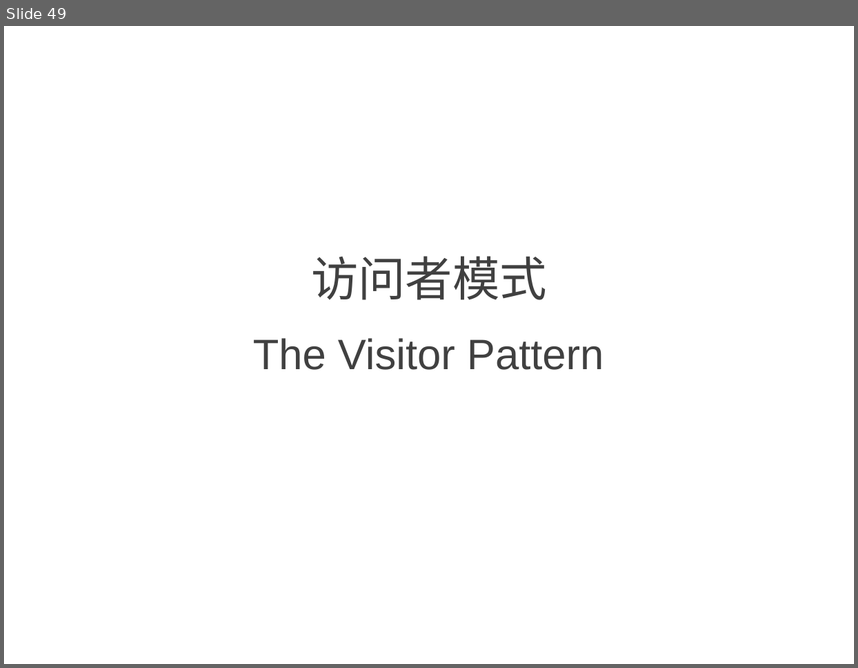
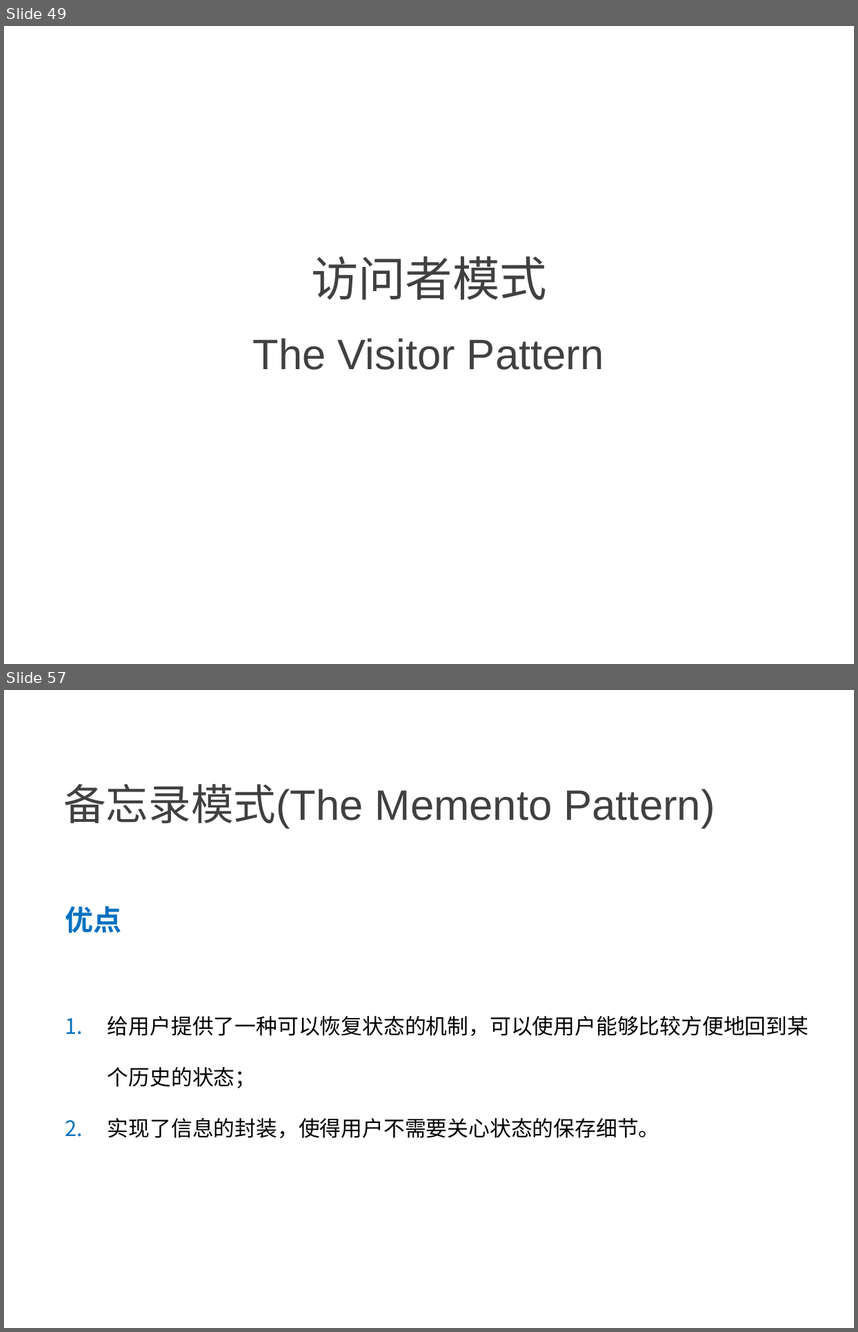
Before and after one commit to NewGr8Player/My-PPT, a slide deck: Design pattern/4.设计模式-行为型模式.pptx. Shown one above the other, each under a label of ours: slide 49 before the commit, slides 49 and 57 after it; the slides between them are not shown. The pictures are 858x668 and 858x1332 pixels, drawn with LibreOffice and Linux fonts; fonts in the diff are those of the drawing. Boxes give left, top, right and bottom in pixels: in the first picture for what was removed or moved away, otherwise in the second. Text is boxed around its words. In the diff, an @@ line names an element or a change of style, - is before the commit and + after.

```diff
--- a/Design pattern/4.设计模式-行为型模式.pptx
+++ b/Design pattern/4.设计模式-行为型模式.pptx
@@ slide 57 added at (4,690,854,1328), background #FFFFFF @@
@@ text added at (63,784,715,829), 36 pt, text #404040 @@
+备忘录模式(The Memento Pattern)
@@ text added at (65,906,809,1138), 18 pt, text #000000 @@
+优点
+1. 给用户提供了一种可以恢复状态的机制，可以使用户能够比较方便地回到某个历史的状态；
+2. 实现了信息的封装，使得用户不需要关心状态的保存细节。
```
Also in this commit, not shown: 2 slides changed, 7 other slides added.
